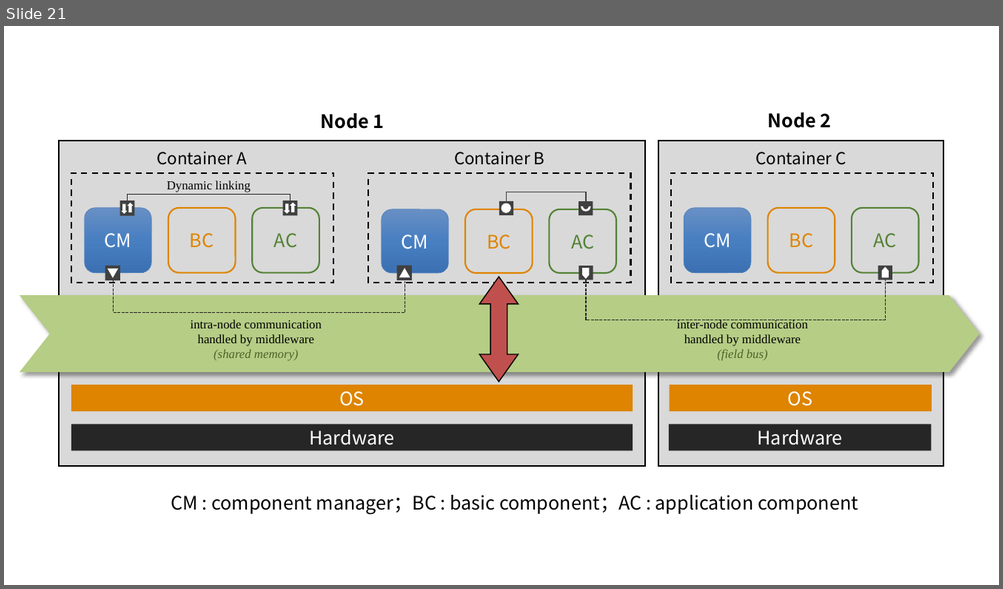
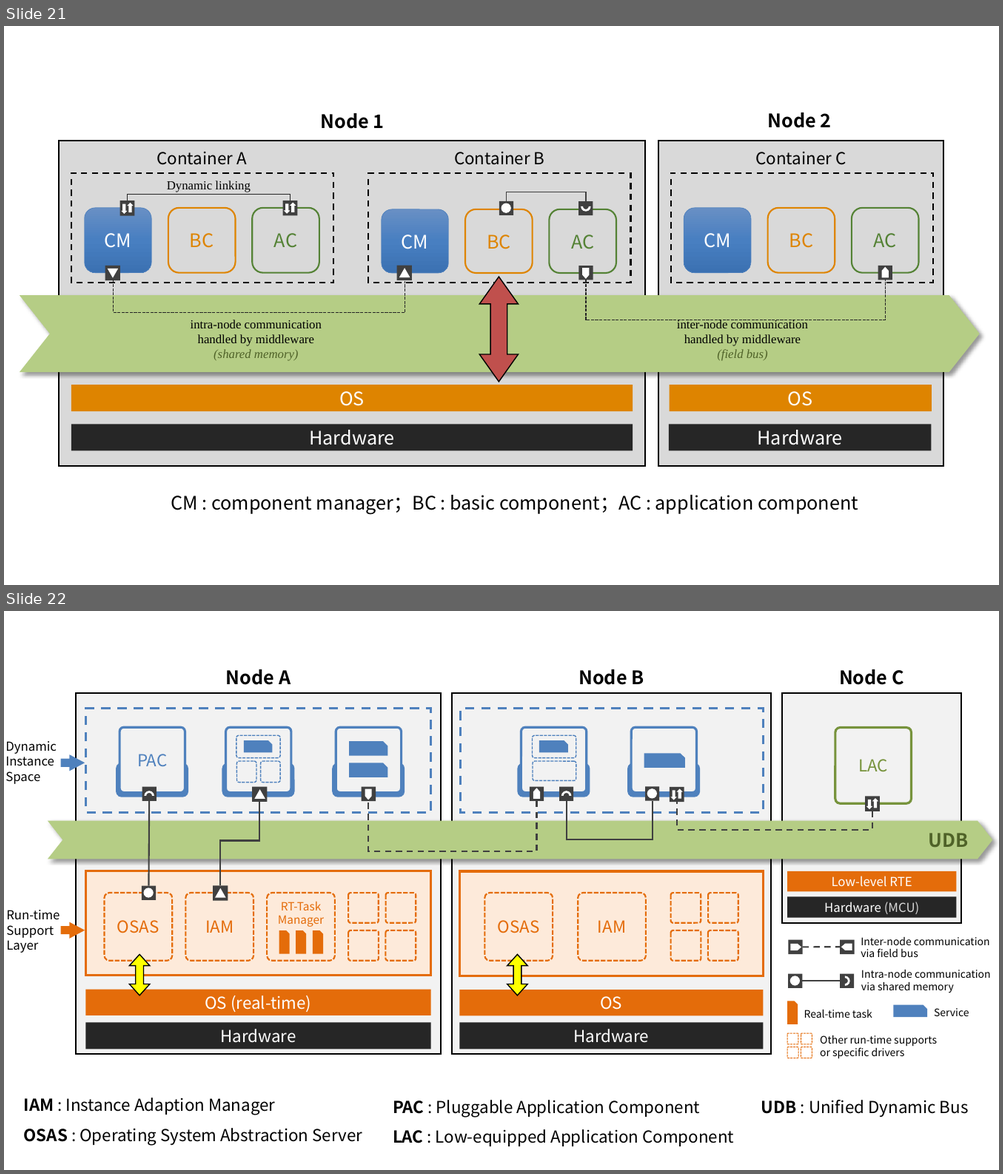
Before and after one commit to NTESEC-zg/OSAI, a slide deck: PPT/Component Model.pptx. Shown one above the other, each under a label of ours: slide 21 before the commit, slides 21 and 22 after it. The pictures are 1003x589 and 1003x1174 pixels, drawn with LibreOffice and Linux fonts; fonts in the diff are those of the drawing. Boxes give left, top, right and bottom in pixels: in the first picture for what was removed or moved away, otherwise in the second. Text is boxed around its words. In the diff, an @@ line names an element or a change of style, - is before the commit and + after.

```diff
--- a/PPT/Component Model.pptx
+++ b/PPT/Component Model.pptx
@@ slide 22 added at <box>4,611,999,1170</box>, background #FFFFFF @@
@@ group added at <box>5,669,992,1059</box>: 36 rounded rectangles, 24 rectangles, 11 texts, 10 snip rects, 6 right arrows, 4 pentagon arrows, 4 elbow lines, 3 ellipses, 3 arch (boxed as its full ring)s, 3 lines, 2 up down arrows, 2 triangles, 1 chevron @@
+Node A
+Node B
+Node C
+Hardware (MCU)
+Hardware
+Hardware
+Low-level RTE
+OS (real-time)
+OS
+OSAS
+IAM
+RT-Task
+Manager
+OSAS
+IAM
+PAC
+LAC
+Other run-time supports
+or specific drivers
+Intra-node communication
+via shared memory
+Real-time task
+Service
+Inter-node communication
+via field bus
+Run-time
+Support
+Layer
+Dynamic
+Instance
+Space
+UDB
@@ text added at <box>24,1098,363,1145</box>, 16 pt, text #000000 @@
+IAM : Instance Adaption Manager
+OSAS : Operating System Abstraction Server
@@ text added at <box>392,1100,734,1147</box>, 16 pt, text #000000 @@
+PAC : Pluggable Application Component
+LAC : Low-equipped Application Component
@@ text added at <box>761,1100,968,1118</box>, 16 pt, text #000000 @@
+UDB : Unified Dynamic Bus
```
Also in this commit, not shown: 3 slides changed, 4 other slides added, 5 slides removed, 1 other file.
